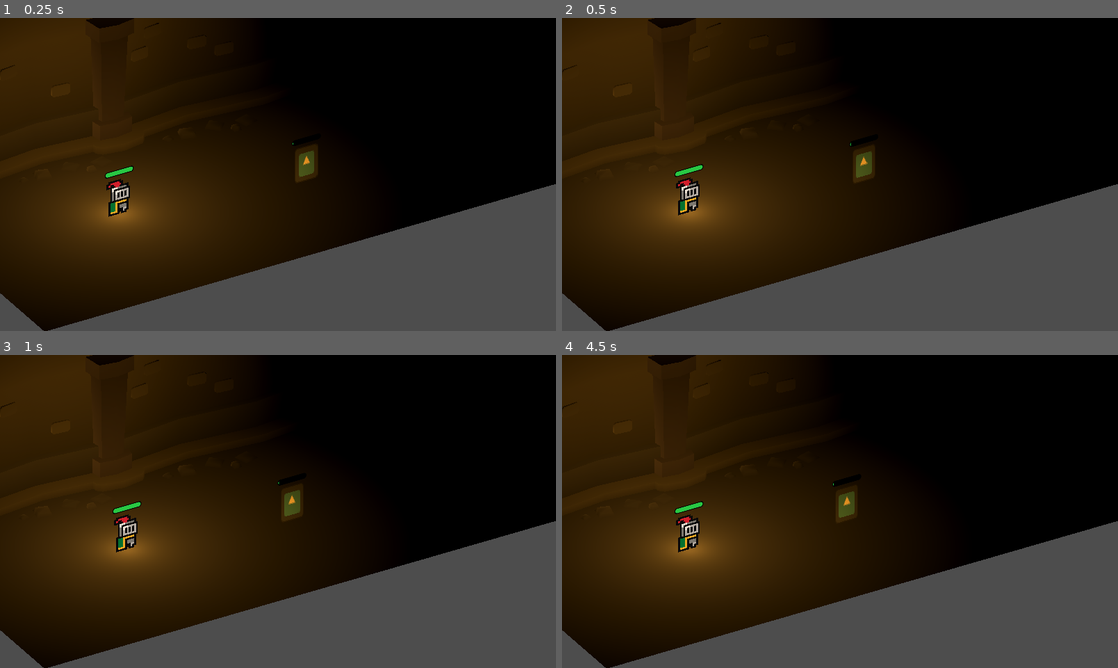
Above: before the commit, frames 1-4 (two rows, left to right).
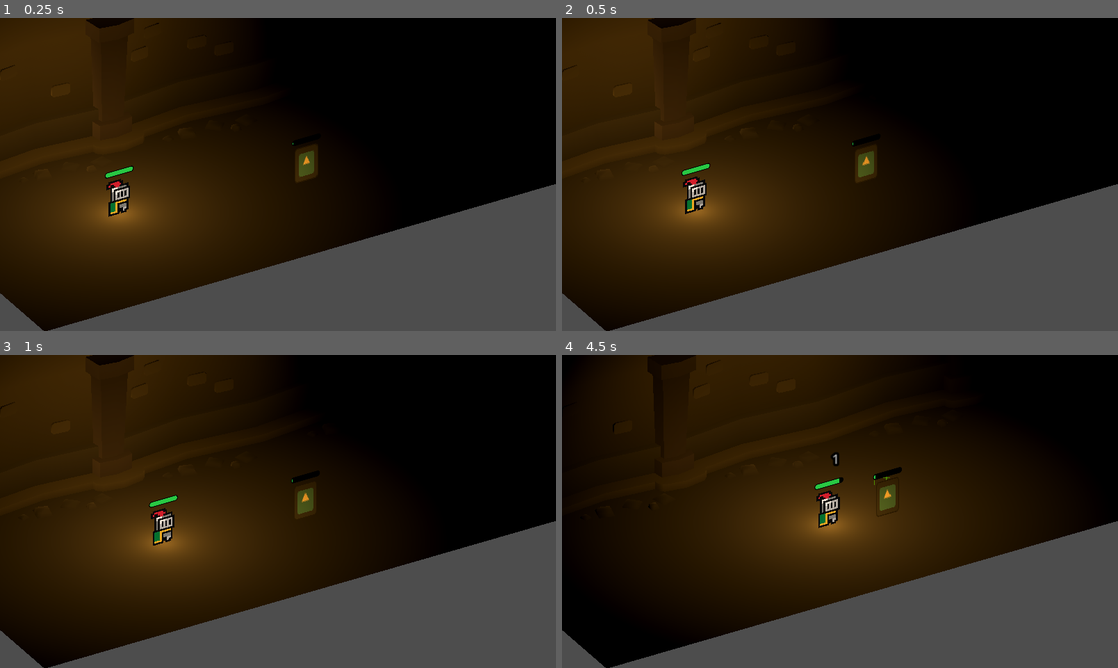
Above: after the commit, the same moments.

Repository: NouCake/ram-dungeon
Game: Godot game, scene res://3d_test.tscn
The game is run twice, just before and just after one commit, with the same random seed, the same clock (stepped at 60 frames per second) and the same inputs. This scene is started directly instead of the project's main scene. The engine's default icon, where the game draws it, is replaced by a stand-in: a white triangle on a blue panel in a dark square.
Inputs:
- Up to frame 1 (0.25 s): no input
- Up to frame 2 (0.5 s): no input
- Up to frame 3 (1 s): tap Enter (ui_accept) at 0.5, 0.77 s
- Up to frame 4 (4.5 s): tap Enter (ui_accept) at 1.52, 3.02, 3.5, 3.77 s

Frame 1 is identical in both runs. In frame 2, 0.6% of the frame differs, in the area x 20-57%, y 39-64%; in frame 3, 2.4%; in frame 4, 38%, in the area x 0-86%, y 0-95%.
Error before the commit: Parse Error: Could not resolve class "BaseActionTargeting". (res://assets/scripts/action/action_projectile.gd:1)

Commit message:
Finish casting behvaiour & movement interaction

Diff:
--- a/3d_test.tscn
+++ b/3d_test.tscn
@@ -51,14 +51,24 @@
 script = ExtResource("8_cawg3")
 heal_vfx = ExtResource("7_ktnak")
 action_range = 5.0
-action_interval = 3.0
-pause_until_action_success = true
+action_interval = 1.0
+cast_time = 0.5
+cancel_on_damage_taken = true
 
 [node name="enemy" parent="." unique_id=1773388456 instance=ExtResource("7_cawg3")]
 transform = Transform3D(1, 0, 0, 0, 1, 0, 0, 0, 1, 5.039795, 0, 0.89990234)
 
+[node name="move" parent="enemy" index="6" unique_id=1125060558]
+detection_range = 10.0
+
 [node name="health" parent="enemy" index="8" unique_id=2044996375]
 max_health = 100
+
+[node name="action_projectile" parent="enemy" index="9" unique_id=1885179158]
+action_interval = 1.5
+cast_time = 0.75
+can_move_while_casting = false
+cancel_on_damage_taken = true
 
 [node name="healthbar" parent="enemy" index="11" unique_id=944459381]
 texture = SubResource("ViewportTexture_ktnak")
--- a/assets/entities/base_player.tscn
+++ b/assets/entities/base_player.tscn
@@ -1,12 +1,13 @@
 [gd_scene format=3 uid="uid://dkao87oawcvs5"]
 
-[ext_resource type="Script" uid="uid://cfj6hjwkrjd8e" path="res://assets/scripts/entity.gd" id="1_nc8pj"]
+[ext_resource type="Script" path="res://assets/scripts/entity.gd" id="1_nc8pj"]
 [ext_resource type="Texture2D" uid="uid://danx10rq6kmyi" path="res://assets/sprites/knight.png" id="2_nc8pj"]
 [ext_resource type="PackedScene" uid="uid://bpww8627o2aqs" path="res://assets/components/detector.tscn" id="4_ixvt8"]
 [ext_resource type="Script" uid="uid://df8j4a2b2mtth" path="res://assets/scripts/component/targetable.gd" id="6_f7i5o"]
 [ext_resource type="Script" uid="uid://p1i5c8q40s43" path="res://assets/scripts/component/health.gd" id="7_wiayc"]
 [ext_resource type="Script" uid="uid://cf35qhl3q52e2" path="res://assets/scripts/move_dungeon_clear.gd" id="8_wiayc"]
 [ext_resource type="Script" uid="uid://dklepcgv41dhm" path="res://assets/scripts/component/knockback.gd" id="9_jsamf"]
+[ext_resource type="Script" uid="uid://b0ubjb54menfu" path="res://assets/scripts/component/caster.gd" id="9_ufriv"]
 [ext_resource type="PackedScene" uid="uid://crarjc5ro56mv" path="res://assets/components/ui/health_bar.tscn" id="11_ftfp5"]
 
 [sub_resource type="AtlasTexture" id="AtlasTexture_wiayc"]
@@ -236,7 +237,7 @@
 [node name="move_dungeon_clear" type="Node" parent="." unique_id=378278260]
 script = ExtResource("8_wiayc")
 move_speed = 1.5
-target_distance = 4.5
+target_distance = 1.5
 target_detection_range = 8.0
 
 [node name="detector" parent="." unique_id=100270341 instance=ExtResource("4_ixvt8")]
@@ -250,6 +251,7 @@
 
 [node name="knockback" type="Node" parent="." unique_id=1646886231]
 script = ExtResource("9_jsamf")
+knockback_resistance = 1.0
 metadata/_custom_type_script = "uid://dklepcgv41dhm"
 
 [node name="SubViewport" type="SubViewport" parent="." unique_id=712846435]
@@ -268,4 +270,8 @@
 transform = Transform3D(1, 0, 0, 0, 1, 0, 0, 0, 1, 0, 1.15, 0)
 texture = SubResource("ViewportTexture_ftfp5")
 
+[node name="caster" type="Node" parent="." unique_id=652821613]
+script = ExtResource("9_ufriv")
+metadata/_custom_type_script = "uid://b0ubjb54menfu"
+
 [connection signal="was_hit" from="health" to="knockback" method="_on_health_was_hit"]
--- a/assets/entities/enemy.tscn
+++ b/assets/entities/enemy.tscn
@@ -6,8 +6,9 @@
 [ext_resource type="Script" uid="uid://4qe386rc0yio" path="res://assets/scripts/component/moving.gd" id="6_hhy8k"]
 [ext_resource type="PackedScene" uid="uid://bpww8627o2aqs" path="res://assets/components/detector.tscn" id="6_ten6w"]
 [ext_resource type="Script" uid="uid://p1i5c8q40s43" path="res://assets/scripts/component/health.gd" id="7_oebcf"]
-[ext_resource type="Script" uid="uid://cfj6hjwkrjd8e" path="res://assets/scripts/entity.gd" id="7_ten6w"]
+[ext_resource type="Script" path="res://assets/scripts/entity.gd" id="7_ten6w"]
 [ext_resource type="PackedScene" uid="uid://crarjc5ro56mv" path="res://assets/components/ui/health_bar.tscn" id="8_oebcf"]
+[ext_resource type="Script" uid="uid://b0ubjb54menfu" path="res://assets/scripts/component/caster.gd" id="9_ib121"]
 
 [sub_resource type="CylinderShape3D" id="CylinderShape3D_o1qma"]
 margin = 0.0
@@ -112,5 +113,9 @@
 transform = Transform3D(1, 0, 0, 0, 1, 0, 0, 0, 1, 0, 1.15, 0)
 texture = SubResource("ViewportTexture_ib121")
 
+[node name="caster" type="Node" parent="." unique_id=1090191015]
+script = ExtResource("9_ib121")
+metadata/_custom_type_script = "uid://b0ubjb54menfu"
+
 [connection signal="was_hit" from="health" to="." method="_on_health_was_hit"]
 [connection signal="was_hit" from="health" to="knockback" method="_on_health_was_hit"]
--- a/assets/scripts/action/action_heal.gd
+++ b/assets/scripts/action/action_heal.gd
@@ -5,25 +5,14 @@
 @export var heal_amount := 2
 @export var heal_vfx: PackedScene
 
-func resolve_action(snapshot) -> bool:
+func resolve_action(snapshot: TargetSnapshot) -> bool:
 	return heal(snapshot)
 
-func heal(snapshot) -> bool:
-	if snapshot == null or !snapshot.is_target_valid():
-		return false
-	var target := snapshot.target
+func heal(snapshot: TargetSnapshot) -> bool:
+	var health := snapshot.target.get_node("health") as HealthComponent
+	var parent: Entity = get_parent()
 
-	if not target.has_node("health"):
-		return false
-
-	var health := target.get_node("health") as HealthComponent
-
-	# Only heal if the target is not at full health
-	if health.current_health >= health.max_health:
-		return false
-
-	var parent: Entity = get_parent()
-	var info := DamageInfo.new(parent, target as Entity)
+	var info := DamageInfo.new(parent, snapshot.target as Entity)
 	info.type = DamageInfo.DamageType.HEAL
 	info.amount = heal_amount
 	health.do_damage(info)
@@ -32,8 +21,6 @@
 	if heal_vfx:
 		var vfx_instance: Node3D = heal_vfx.instantiate()
 		get_tree().get_current_scene().add_child(vfx_instance)
-		vfx_instance.global_position = target.global_position
-
-	print("Healed " + target.name + " for " + str(heal_amount) + " health")
+		vfx_instance.global_position = snapshot.target.global_position
 
 	return true
--- a/assets/scripts/action/action_projectile.gd
+++ b/assets/scripts/action/action_projectile.gd
@@ -9,25 +9,24 @@
 func _enter_tree() -> void:
 	assert(projectile != null, "ActionProjectile requires a valid projectile PackedScene to instantiate.")
 
-func resolve_action(snapshot) -> bool:
-	return shoot(snapshot)
+func resolve_action(target: TargetSnapshot) -> bool:
+	return shoot(target)
 
-func shoot(snapshot) -> bool:
-	if snapshot == null or !snapshot.is_target_valid():
-		return false
-	var target := snapshot.target
+func shoot(target: TargetSnapshot) -> bool:
+	var parent: Node3D = get_parent()
+	var instance: Projectile = projectile.instantiate()
 
-	var parent: Node3D = get_parent()
-	var new_projectile: Projectile = projectile.instantiate()
+	var dist := target.target.global_position - global_position
+	dist.y = 0
 
-	var dist := target.global_position - global_position
-	dist.y = 0
-	new_projectile.shoot_direction = dist.normalized()
-	new_projectile.shoot_origin = parent
-	new_projectile.rotation.y = atan2(dist.x, dist.z)
-	new_projectile.projectile_speed = projectile_speed
-	new_projectile.projectile_damage = projectile_damage
-	new_projectile.start_position = global_position
+	instance.projectile_speed = projectile_speed
+	instance.projectile_damage = projectile_damage
 
-	get_tree().get_current_scene().add_child(new_projectile)
+	instance.shoot_direction = dist.normalized()
+	instance.shoot_origin = parent
+
+	instance.rotation.y = atan2(dist.x, dist.z)
+	instance.start_position = global_position
+
+	get_tree().get_current_scene().add_child(instance)
 	return true
--- /dev/null
+++ b/assets/scripts/action/base_action_cast.gd
@@ -0,0 +1,55 @@
+## Base Class for all Actions that do something in an interval
+class_name BaseTimedCast
+
+extends Node3D
+
+## Time in seconds between each action attempt
+@export var action_interval: float
+## If true, the action is ready immediately on start
+@export var start_ready := true
+## If true, the action will only reset its timer on a successful action
+@export var pause_until_action_success := false
+
+@onready var time_since_last_action: float = action_interval if start_ready else 0.0
+
+func _process(delta: float) -> void:
+	if time_since_last_action >= action_interval:
+		if !pause_until_action_success:
+			time_since_last_action -= action_interval
+
+		if perform_action() && pause_until_action_success:
+			time_since_last_action -= action_interval
+	else:
+		time_since_last_action += delta
+
+
+## Time before action is performed
+@export var cast_time := 0.0
+@export var can_move_while_casting := true
+@export var cancel_on_target_out_of_range := true
+@export var cancel_on_damage_taken := false
+
+func perform_action() -> bool:
+	print("perform action called")
+	var caster := CasterComponent.Get(get_parent())
+	if caster.is_casting():
+		return false
+
+	var target := get_target_snapshot()
+	if target == null:
+		return false
+
+	if cast_time <= 0.0001:
+		resolve_action(target)
+		return true
+
+	return caster.try_start_cast(self, target, cast_time, can_move_while_casting, cancel_on_target_out_of_range, cancel_on_damage_taken)
+
+## Override: return a snapshot of the target at cast start, if relevant.
+func get_target_snapshot() -> TargetSnapshot:
+	return null
+
+## Override: do the actual action (damage/heal/spawn/etc.).
+## Called immediately when casting finished.
+func resolve_action(_snapshot: TargetSnapshot) -> bool:
+	return false
--- a/assets/scripts/action/base_action_targeting.gd
+++ b/assets/scripts/action/base_action_targeting.gd
@@ -1,23 +1,23 @@
 ## Base class for action that target entities and perform in an interval
 class_name BaseActionTargeting
 
-extends BaseTimedAction
-
-const TargetSnapshotRes = preload("res://assets/scripts/action/target_snapshot.gd")
+extends BaseTimedCast
 
 ## Filters to apply when searching for targets
 @export var target_filters: Array[String] = ["enemy"]
-
 ## How far the action can reach targets
 @export var action_range: float
 
 @onready var detector := TargetDetectorComponent.Get(get_parent())
 
-func get_target_snapshot():
-	var snap := TargetSnapshotRes.new()
-	snap.max_range = action_range
-	var t := detector.find_closest(target_filters, action_range, true)
-	snap.target = t
-	if t:
-		snap.target_position = t.global_position
-	return snap
+func get_target_snapshot() -> TargetSnapshot:
+	var target := detector.find_closest(target_filters, action_range, true)
+
+	if target == null:
+		return null
+
+	var snapshot := TargetSnapshot.new()
+	snapshot.max_range = action_range
+	snapshot.target = target
+	snapshot.target_position = snapshot.target.global_position
+	return snapshot
--- a/assets/scripts/action/base_action_timed.gd
+++ /dev/null
@@ -1,64 +0,0 @@
-## Base Class for all Actions that do something in an interval
-class_name BaseTimedAction
-
-extends Node3D
-
-const CasterComponentRes = preload("res://assets/scripts/component/caster.gd")
-const TargetSnapshotRes = preload("res://assets/scripts/action/target_snapshot.gd")
-
-## Time in seconds between each action attempt
-@export var action_interval: float
-## If true, the action is ready immediately on start
-@export var start_ready := true
-## If true, the action will only reset its timer on a successful action
-@export var pause_until_action_success := false
-
-@onready var time_since_last_action: float = action_interval if start_ready else 0.0
-
-func _process(delta: float) -> void:
-	if time_since_last_action >= action_interval:
-		if !pause_until_action_success:
-			time_since_last_action -= action_interval
-
-		if perform_action() && pause_until_action_success:
-			time_since_last_action -= action_interval
-	else:
-		time_since_last_action += delta
-
-
-## Casting / windup settings
-@export var cast_time_s := 0.0
-@export var can_move_while_casting := true
-@export var cancel_on_target_out_of_range := true
-
-
-## Main entrypoint invoked by the timer cadence.
-## Default behavior: if cast_time_s > 0, begin casting via CasterComponent and resolve on completion.
-func perform_action() -> bool:
-	# If parent is already casting something else, don't start.
-	var caster := CasterComponentRes.Get(get_parent())
-	if caster and caster.is_casting():
-		return false
-
-	if cast_time_s <= 0.0001:
-		return resolve_action(get_target_snapshot())
-
-	if !caster:
-		push_warning("No CasterComponent found on %s; cannot cast action %s" % [get_parent().name, name])
-		return false
-
-	var snap = get_target_snapshot()
-	if snap == null:
-		push_warning("Action %s requested casting but returned null target snapshot" % name)
-		return false
-	return caster.try_start_cast(self, snap, cast_time_s, can_move_while_casting, cancel_on_target_out_of_range)
-
-
-## Override: return a snapshot of the target at cast start, if relevant.
-func get_target_snapshot():
-	return null
-
-## Override: do the actual action (damage/heal/spawn/etc.).
-## Called immediately for cast_time_s==0, or at cast completion when cast_time_s>0.
-func resolve_action(_snapshot) -> bool:
-	return false
--- a/assets/scripts/component/caster.gd
+++ b/assets/scripts/component/caster.gd
@@ -7,48 +7,98 @@
 class_name CasterComponent
 extends Node
 
-const BaseTimedActionRes = preload("res://assets/scripts/action/base_action_timed.gd")
-const TargetSnapshotRes = preload("res://assets/scripts/action/target_snapshot.gd")
-
 static var component_name: String = "caster"
 
-signal cast_started(action: Node, cast_time_s: float)
-signal cast_progress(action: Node, progress_0_1: float)
-signal cast_cancelled(action: Node, reason: String)
-signal cast_finished(action: Node)
-
 static func Is(node: Node) -> bool:
-	if node == null:
-		return false
+	assert(node != null, "CasterComponent.Is() called with null node")
 	if node.has_node(component_name):
 		assert(node.get_node(component_name) is CasterComponent, "Node has a %s component but type is wrong." % component_name)
 		return true
 	return false
-
 static func Get(node: Node) -> CasterComponent:
 	if Is(node):
 		return node.get_node(component_name)
 	return null
 
-## True while an action is in its windup.
 var _is_casting := false
-## Time since cast started.
 var _elapsed_time_s := 0.0
 
-## The action currently being cast.
-var _current_action: Node = null
+var _current_action: BaseTimedCast = null
 ## Target snapshot taken at cast start (required, never null while casting).
-var _target_snapshot = null
+var _target: TargetSnapshot = null
 
 ## Total windup time.
 var _cast_time_s := 0.0
-## Whether the parent is allowed to move while casting.
 var _can_move_while_casting := true
-## Whether to cancel if the target moves out of range.
 var _cancel_on_target_out_of_range := true
+var _cancel_on_damage_taken := false
 
 func _ready() -> void:
 	assert(name == component_name, "Component must be named %s to be recognized." % component_name)
+	var health_comp := HealthComponent.Get(get_parent())
+	if health_comp != null:
+		health_comp.connect("was_hit", Callable(self, "_on_health_was_hit"))
+
+func try_start_cast(
+	action: Node,
+	snapshot: TargetSnapshot,
+	cast_time_s: float,
+	can_move_while_casting: bool,
+	cancel_on_target_out_of_range: bool,
+	cancel_on_damage_taken: bool = false
+) -> bool:
+	if _is_casting:
+		return false
+	assert(snapshot != null, "CasterComponent.try_start_cast(): snapshot must not be null")
+
+	_is_casting = true
+	_elapsed_time_s = 0.0
+	_current_action = action
+	_target = snapshot
+	_cast_time_s = max(cast_time_s, 0.0)
+	_can_move_while_casting = can_move_while_casting
+	_cancel_on_target_out_of_range = cancel_on_target_out_of_range
+	_cancel_on_damage_taken = cancel_on_damage_taken
+
+	return true
+
+func cancel_cast() -> void:
+	if !_is_casting:
+		return
+	_reset_state()
+
+func _process(delta: float) -> void:
+	if !_is_casting:
+		return
+
+	# Cancel if target moved out of range (only relevant for entity targets).
+	if _cancel_on_target_out_of_range and _target.is_target_valid() and _target.max_range > 0.001:
+		var parent_3d := get_parent() as Node3D
+		if parent_3d:
+			var dist := (parent_3d.global_position - _target.target.global_position).length()
+			if dist > _target.max_range:
+				cancel_cast()
+				return
+
+	_elapsed_time_s += delta
+	#var progress:float = clamp(_elapsed_time_s / _cast_time_s, 0.0, 1.0)
+	#cast_progress.emit(_current_action, progress)
+
+	if _elapsed_time_s >= _cast_time_s:
+		_current_action.resolve_action(_target)
+		_reset_state()
+
+	# resolve via BaseTimedAction contract (no runtime has_method checks)
+
+
+func _reset_state() -> void:
+	_is_casting = false
+	_elapsed_time_s = 0.0
+	_current_action = null
+	_target = null
+	_cast_time_s = 0.0
+	_can_move_while_casting = true
+	_cancel_on_target_out_of_range = true
 
 func is_casting() -> bool:
 	return _is_casting
@@ -56,70 +106,8 @@
 func movement_locked() -> bool:
 	return _is_casting and !_can_move_while_casting
 
-func try_start_cast(action: Node, snapshot: TargetSnapshotRes, cast_time_s: float, can_move_while_casting: bool, cancel_on_target_out_of_range: bool) -> bool:
-	if _is_casting:
-		return false
-	assert(snapshot != null, "CasterComponent.try_start_cast(): snapshot must not be null")
 
-	_is_casting = true
-	_elapsed_time_s = 0.0
-	_current_action = action
-	_target_snapshot = snapshot
-	_cast_time_s = max(cast_time_s, 0.0)
-	_can_move_while_casting = can_move_while_casting
-	_cancel_on_target_out_of_range = cancel_on_target_out_of_range
-
-	cast_started.emit(_current_action, _cast_time_s)
-	cast_progress.emit(_current_action, 0.0)
-	return true
-
-func cancel_cast(reason: String) -> void:
-	if !_is_casting:
-		return
-	var a := _current_action
-	_reset_state()
-	cast_cancelled.emit(a, reason)
-
-func _process(delta: float) -> void:
-	if !_is_casting:
-		return
-
-	# Cancel if target moved out of range (only relevant for entity targets).
-	if _cancel_on_target_out_of_range and _target_snapshot.is_target_valid() and _target_snapshot.max_range > 0.001:
-		var parent_3d := get_parent() as Node3D
-		if parent_3d:
-			var dist := (parent_3d.global_position - _target_snapshot.target.global_position).length()
-			if dist > _target_snapshot.max_range:
-				cancel_cast("target_out_of_range")
-				return
-
-	_elapsed_time_s += delta
-	var progress := 1.0 if _cast_time_s <= 0.0001 else clamp(_elapsed_time_s / _cast_time_s, 0.0, 1.0)
-	cast_progress.emit(_current_action, progress)
-
-	if _elapsed_time_s >= _cast_time_s:
-		_finish_cast()
-
-func _finish_cast() -> void:
-	if !_is_casting:
-		return
-
-	# resolve action once
-	var a := _current_action
-	var snap := _target_snapshot
-	_reset_state()
-
-	# resolve via BaseTimedAction contract (no runtime has_method checks)
-	if a != null and is_instance_valid(a) and a is BaseTimedActionRes:
-		(a as BaseTimedActionRes).resolve_action(snap)
-
-	cast_finished.emit(a)
-
-func _reset_state() -> void:
-	_is_casting = false
-	_elapsed_time_s = 0.0
-	_current_action = null
-	_target_snapshot = null
-	_cast_time_s = 0.0
-	_can_move_while_casting = true
-	_cancel_on_target_out_of_range = true
+func _on_health_was_hit(_info: DamageInfo) -> void:
+	if _is_casting and _cancel_on_damage_taken and _info.type != DamageInfo.DamageType.HEAL:
+		print("Casting cancelled due to damage taken")
+		cancel_cast()
--- a/assets/scripts/component/moving.gd
+++ b/assets/scripts/component/moving.gd
@@ -8,10 +8,14 @@
 @export var move_back := false
 
 @onready var detector := TargetDetectorComponent.Get(get_parent())
+@onready var caster := CasterComponent.Get(get_parent())
 
 func _process(delta: float) -> void:
 	var target := detector.find_closest(["player"], detection_range, true)
 	if target == null:
+		return
+
+	if caster.movement_locked():
 		return
 
 	var parent: Node3D = get_parent()
@@ -19,6 +23,7 @@
 
 	var preffered_position: Vector3;
 
+	var _speed := move_speed
 	if !move_back:
 		var distance_to_target := distTarget.length();
 		if distance_to_target <= prefered_target_distance:
@@ -26,6 +31,7 @@
 		preffered_position = target.global_position
 	else:
 		preffered_position = target.global_position - distTarget.normalized() * prefered_target_distance
+		_speed = move_speed * 0.5
 	preffered_position.y = 0;
 
-	parent.global_position = parent.global_position + (preffered_position - parent.global_position).normalized() * move_speed * delta
+	parent.global_position = parent.global_position + (preffered_position - parent.global_position).normalized() * _speed * delta
Not shown: 1 places in 3d_test.tscn that only renumber resources
Not shown, added: assets/scripts/action/base_action_cast.gd.uid
Not shown, removed: assets/scripts/action/base_action_timed.gd.uid
Not shown, added: assets/scripts/action/target_snapshot.gd.uid
Not shown, added: assets/scripts/component/caster.gd.uid
